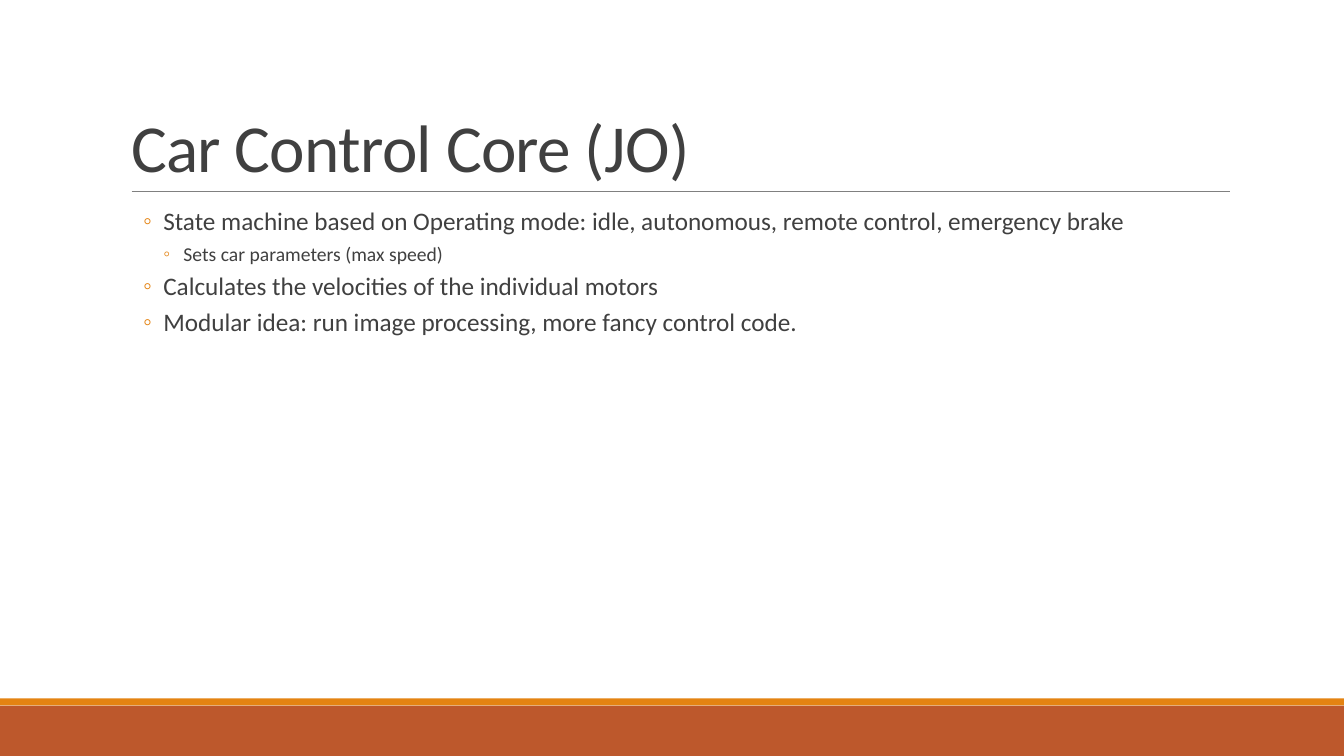
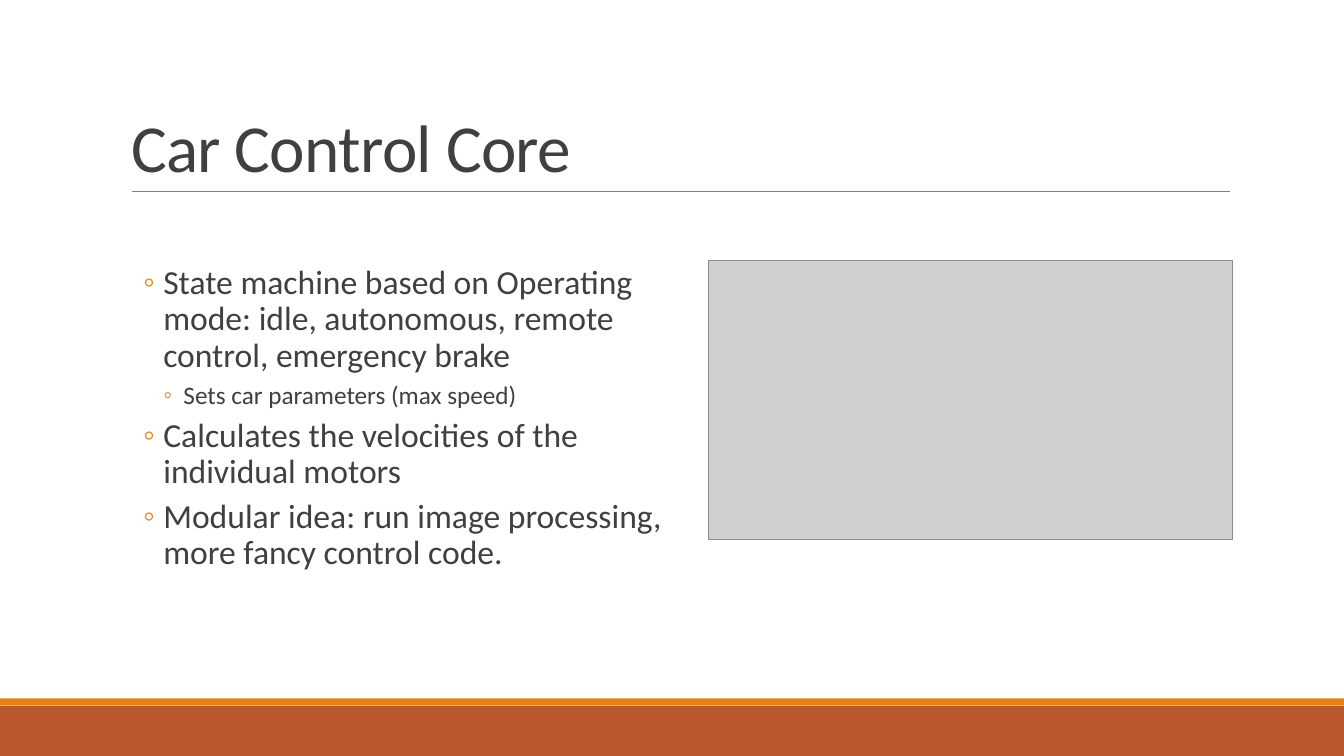
Before and after one commit to fjanssen/Car2X, a slide deck: slide 16 of doc/FinalPresentation.pptx. Drawn at 1344x756 pixels with LibreOffice and Linux fonts; fonts in the diff are those of the drawing; grey boxes stand for pictures. Boxes give left, top, right and bottom in pixels: in the first picture for what was removed or moved away, otherwise in the second. Text is boxed around its words. In the diff, an @@ line names an element or a change of style, - is before the commit and + after.

```diff
--- a/doc/FinalPresentation.pptx
+++ b/doc/FinalPresentation.pptx
@@ title at (131,125,571,173): text changed @@
-Car Control Core (JO)
+Car Control Core
@@ text "State machine based on Operating ...": place and size @@
-text "State machine based on Operating ..." at (163,212,1124,336)
+text "State machine based on Operating ..." at (163,270,662,570)
@@ text "State machine based on Operating ..." at (163,270,662,570): size 18 to 24 pt in "State machine based on Operating mode: idle, ...", "Calculates the velocities of the individual motors", "Modular idea: run image processing, more fancy ..."; size 14 to 18 pt in "Sets car parameters (max speed)" @@
@@ picture added at (709,261,1233,540) @@
```
Also in this commit, not shown: 5 other slides changed, 2 slides added, 2 slides removed, 1 other file.
